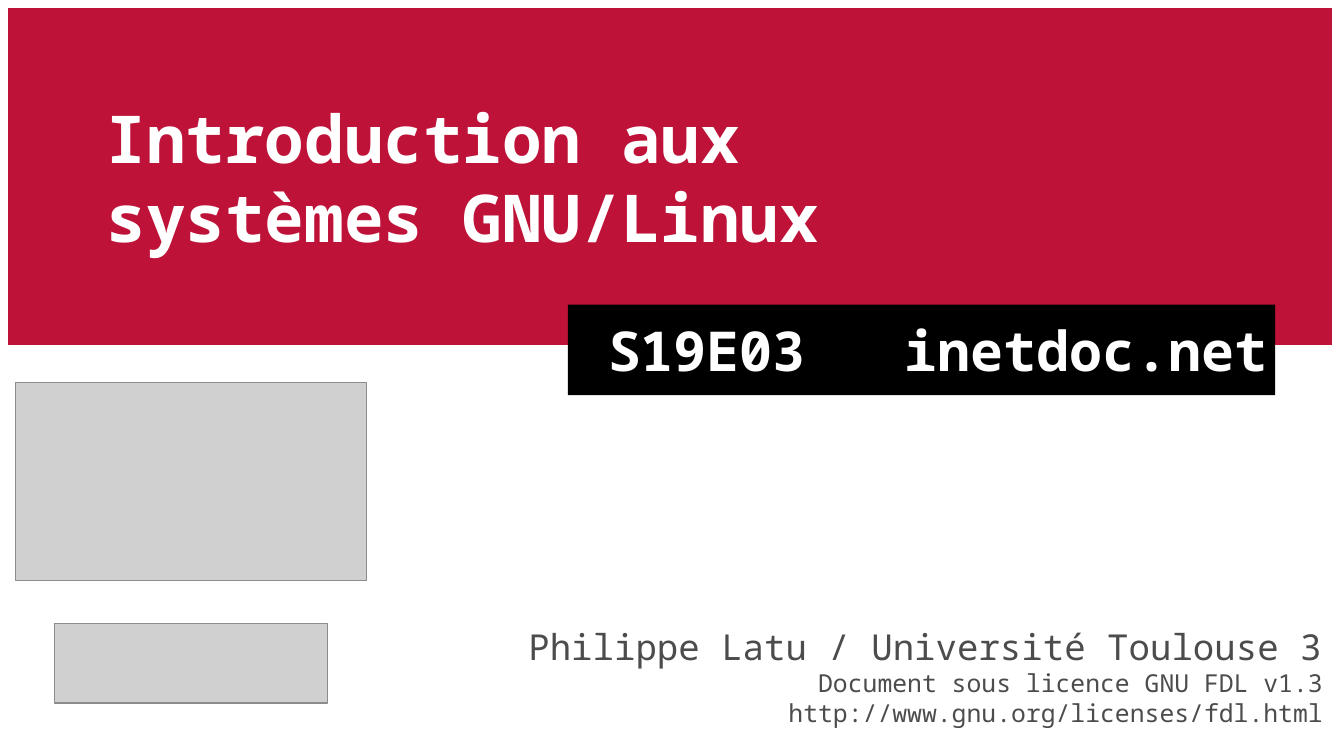
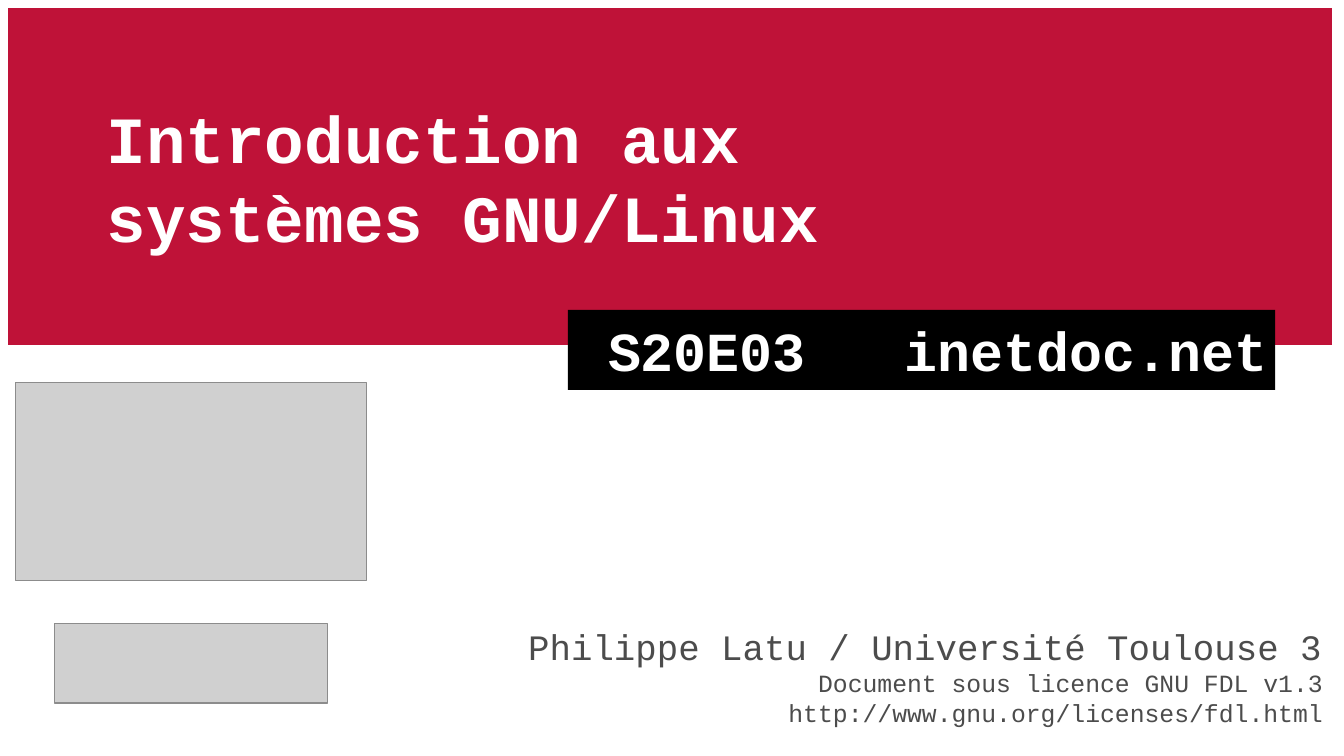
Before and after one commit to platu/inetdoc, a slide deck: slide 1 of presentations/sysadm-base-3/sysadm-base-3.odp. Drawn at 1344x756 pixels with LibreOffice and Linux fonts; fonts in the diff are those of the drawing; grey boxes stand for pictures. Boxes give left, top, right and bottom in pixels: in the first picture for what was removed or moved away, otherwise in the second. Text is boxed around its words. In the diff, an @@ line names an element or a change of style, - is before the commit and + after.

Commit message:
Édition 2020 séance 3 introduction système
. Révision de la partie pratique

```diff
--- a/presentations/sysadm-base-3/sysadm-base-3.odp
+++ b/presentations/sysadm-base-3/sysadm-base-3.odp
@@ rectangle "Introduction aux" at (8, 8, 1333, 345): font Noto Sans Mono to Courier New @@
@@ rectangle "S20E03 inetdoc.net": place and size @@
-rectangle "S20E03 inetdoc.net" at (568, 305, 1276, 395)
+rectangle "S20E03 inetdoc.net" at (568, 310, 1276, 390)
@@ text in rectangle at (608, 332, 1268, 372): text changed; font Noto Sans Mono to Courier New @@
-S19E03 inetdoc.net
+S20E03 inetdoc.net
@@ text "Philippe Latu / Université Toulouse ..." at (528, 635, 1322, 727): font Noto Sans Mono to Courier New @@
```
Also in this commit, not shown: 31 other slides changed, 4 slides added, 3 slides removed.
